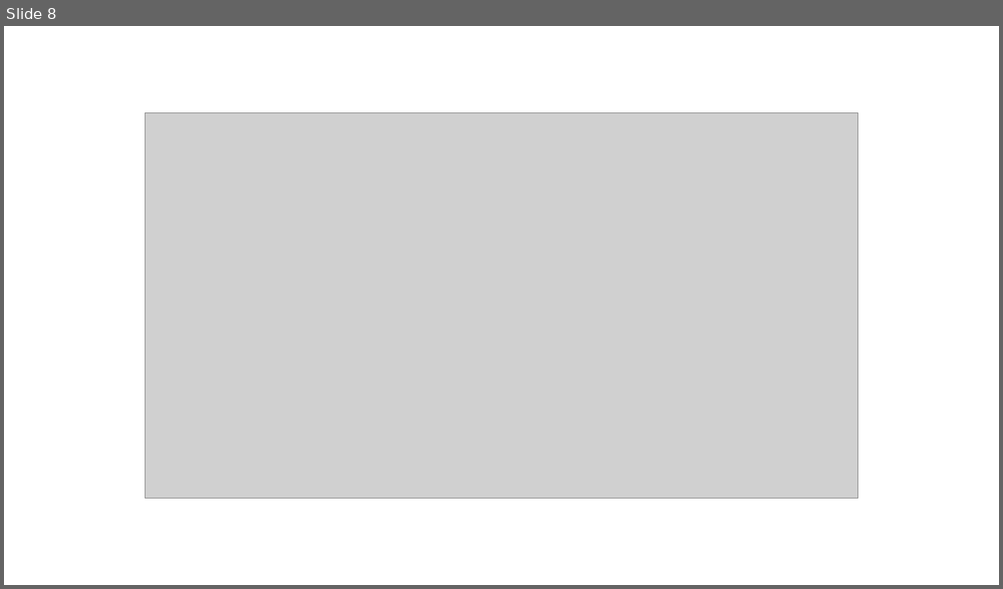
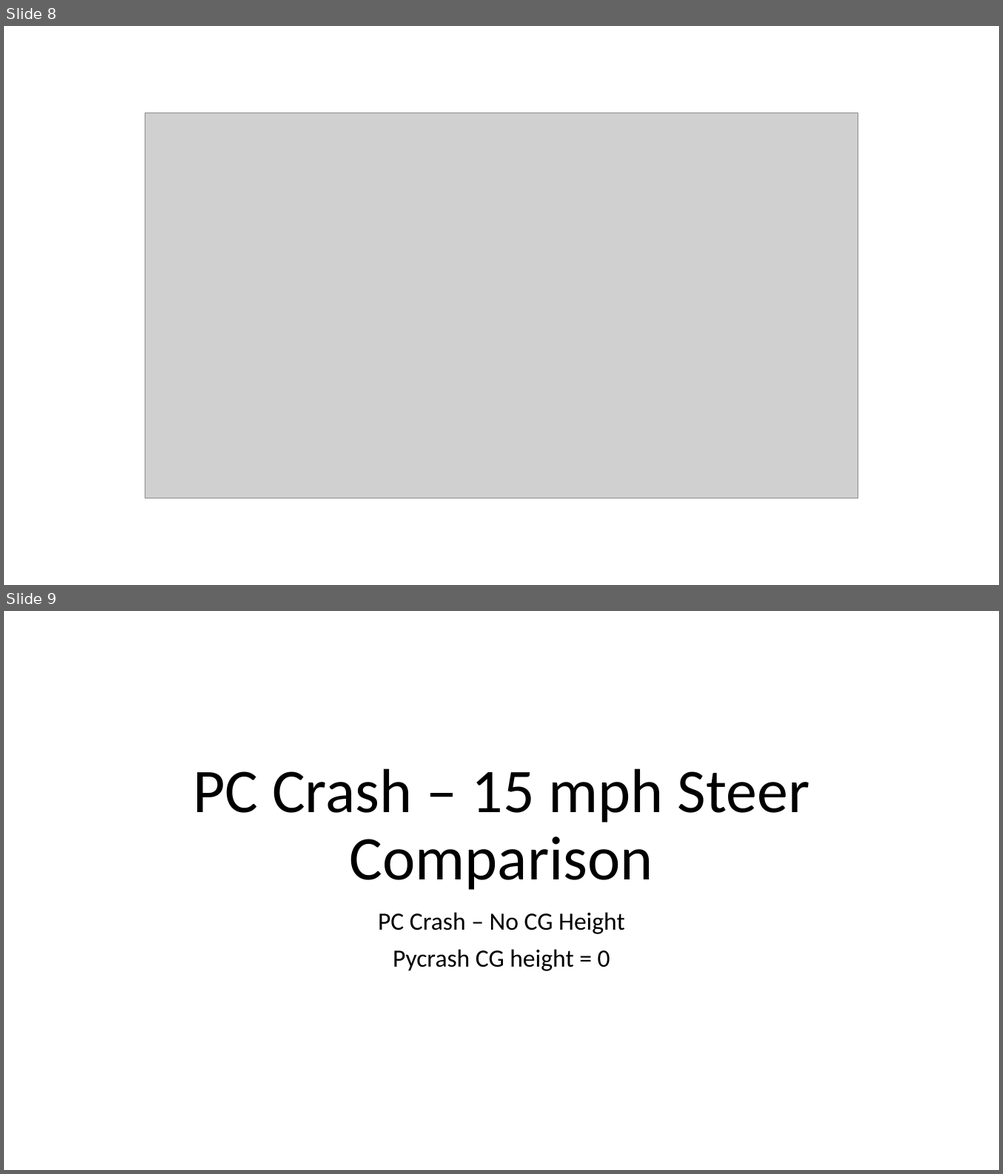
Before and after one commit to joe-cormier/pycrash, a slide deck: projects/validation - single vehicle motion/reports/Pycrash Results 15 mph steer.pptx. Shown one above the other, each under a label of ours: slide 8 before the commit, slides 8 and 9 after it. The pictures are 1003x589 and 1003x1174 pixels, drawn with LibreOffice and Linux fonts; fonts in the diff are those of the drawing; grey boxes stand for pictures. Boxes give left, top, right and bottom in pixels: in the first picture for what was removed or moved away, otherwise in the second. Text is boxed around its words. In the diff, an @@ line names an element or a change of style, - is before the commit and + after.

```diff
--- a/projects/validation - single vehicle motion/reports/Pycrash Results 15 mph steer.pptx
+++ b/projects/validation - single vehicle motion/reports/Pycrash Results 15 mph steer.pptx
@@ slide 9 added at (x1=4, y1=611, x2=999, y2=1170), background #FFFFFF @@
@@ title added at (x1=193, y1=769, x2=810, y2=890), 60 pt, text #000000 @@
+PC Crash – 15 mph Steer Comparison
@@ subtitle added at (x1=378, y1=912, x2=625, y2=971), 24 pt, text #000000 @@
+PC Crash – No CG Height
+Pycrash CG height = 0
```
Also in this commit, not shown: 1 slide changed, 9 other slides added, 2 slides removed, 3 other files.
